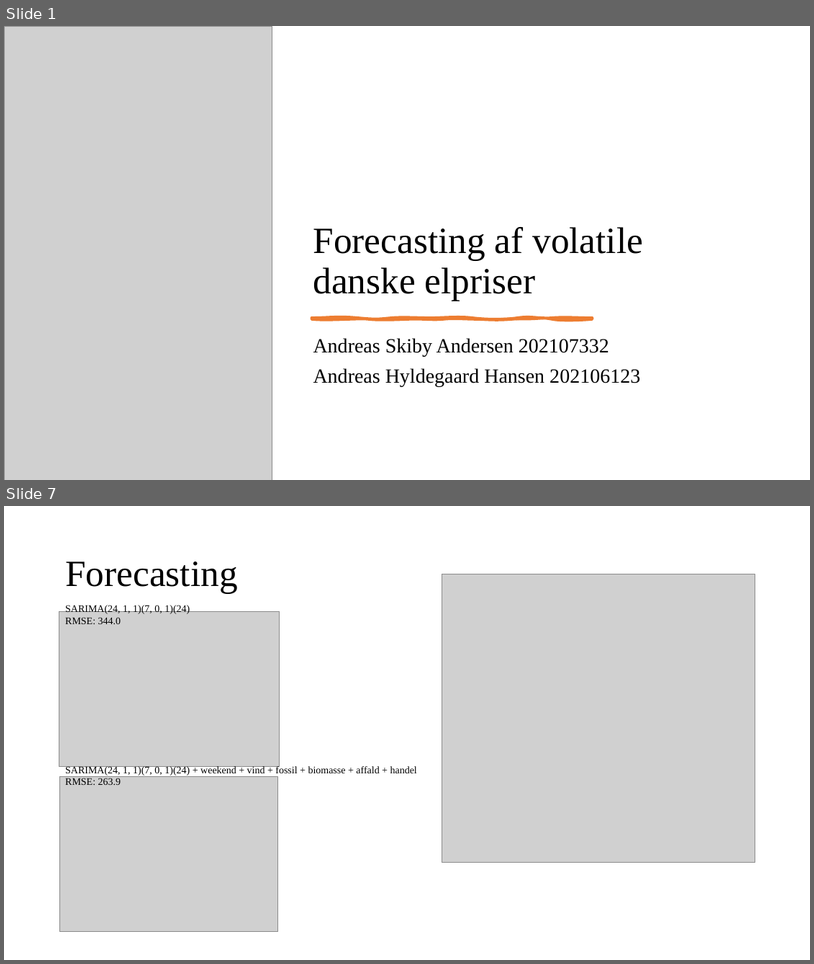
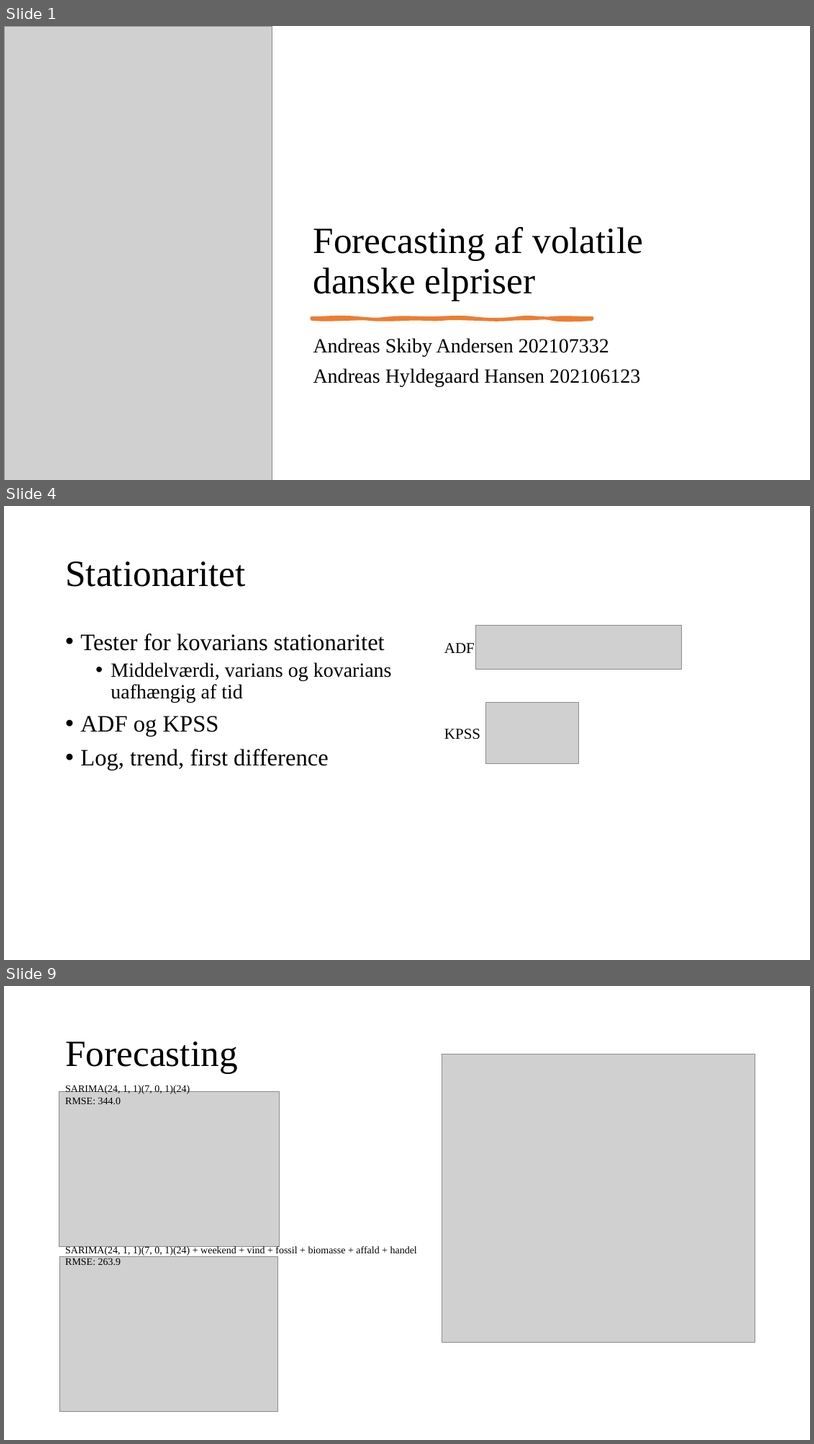
Before and after one commit to andr830g/Data-Project, a slide deck: Præsentation_exam.pptx. Shown one above the other, each under a label of ours: slides 1 and 7 before the commit, slides 1, 4 and 9 after it; the slides between them are not shown. The pictures are 814x964 and 814x1444 pixels, drawn with LibreOffice and Linux fonts; fonts in the diff are those of the drawing; grey boxes stand for pictures. Boxes give left, top, right and bottom in pixels: in the first picture for what was removed or moved away, otherwise in the second. Text is boxed around its words. In the diff, an @@ line names an element or a change of style, - is before the commit and + after.

```diff
--- a/Præsentation_exam.pptx
+++ b/Præsentation_exam.pptx
@@ slide 4 added at (4,506,810,960), background #FFFFFF @@
@@ title added at (65,561,246,587), 44 pt, text #000000 @@
+Stationaritet
@@ text added at (80,633,392,770), 28 pt, text #000000 @@
+• Tester for kovarians stationaritet
+  • Middelværdi, varians og kovarians uafhængig af tid
+• ADF og KPSS
+• Log, trend, first difference
@@ picture added at (476,626,682,670) @@
@@ text added at (445,643,475,653), 18 pt, text #000000 @@
+ADF
@@ picture added at (486,702,579,763) @@
@@ text added at (445,728,481,739), 18 pt, text #000000 @@
+KPSS
@@ what was slide 7 is now slide 9 @@
```
Also in this commit, not shown: 4 slides changed, 2 other slides added, 1 slide removed, 1 other file.
